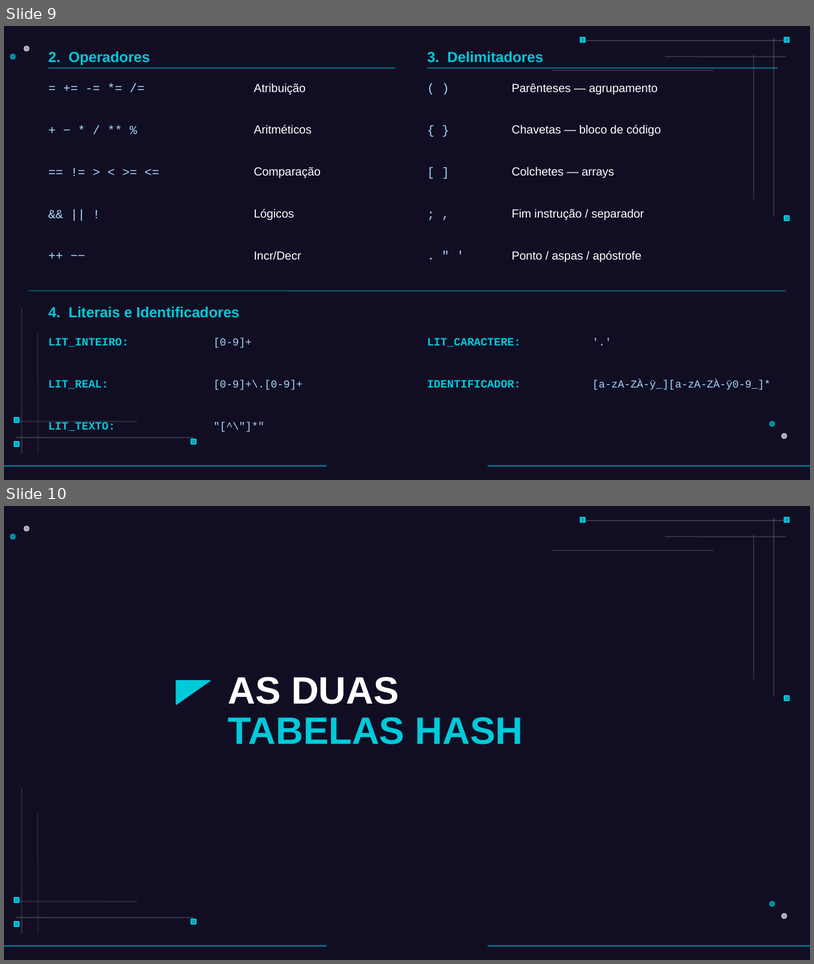
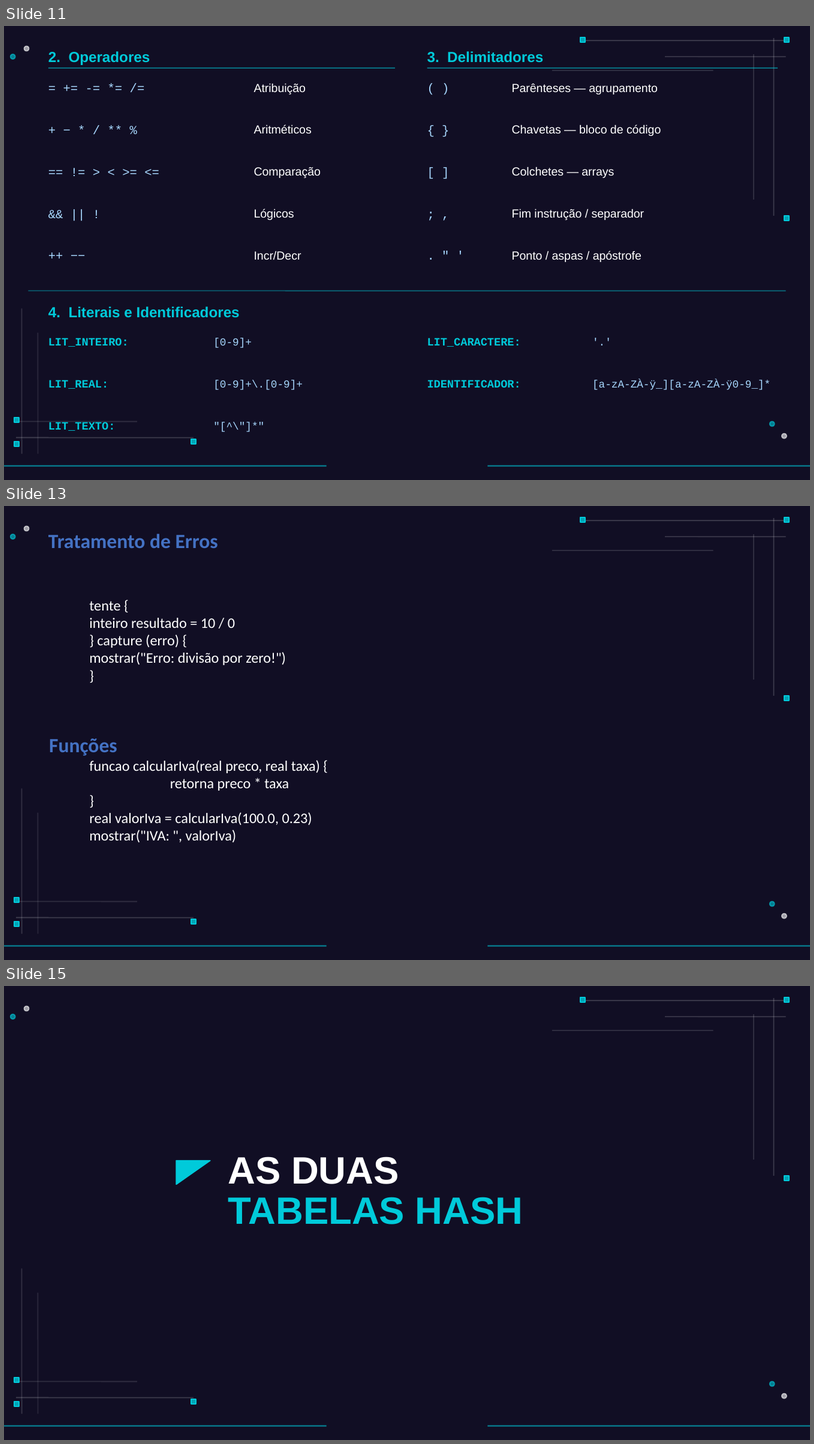
Before and after one commit to Geraldo-niuare/Hidra_Lexer, a slide deck: Hidra_Apresentacao.pptx. Shown one above the other, each under a label of ours: slides 9 and 10 before the commit, slides 11, 13 and 15 after it; the slides between them are not shown. The pictures are 814x964 and 814x1444 pixels, drawn with LibreOffice and Linux fonts; fonts in the diff are those of the drawing. Boxes give left, top, right and bottom in pixels: in the first picture for what was removed or moved away, otherwise in the second. Text is boxed around its words. In the diff, an @@ line names an element or a change of style, - is before the commit and + after.

```diff
--- a/Hidra_Apresentacao.pptx
+++ b/Hidra_Apresentacao.pptx
@@ slide 13 added at [4,506,810,960], background #110E24 @@
@@ rectangle added at [581,517,585,522], fill #00CADA at 80% opacity, outline #00CADA 1 pt @@
@@ line added from (585, 520) to (786, 520), #FFFFFF 1 pt @@
@@ line added from (774, 518) to (774, 696), #FFFFFF 1 pt @@
@@ rectangle added at [785,517,789,522], fill #00CADA at 80% opacity, outline #00CADA 1 pt @@
@@ ellipse added at [11,534,15,539], fill #00CADA at 60% opacity, outline #00CADA 1 pt @@
@@ ellipse added at [24,526,29,531], fill #FFFFFF at 60% opacity, outline #FFFFFF 1 pt @@
@@ text added at [48,534,218,548], 18 pt, text #4472C4, bold @@
+Tratamento de Erros
@@ line added from (665, 537) to (786, 537), #FFFFFF 1 pt @@
@@ line added from (754, 534) to (754, 679), #FFFFFF 1 pt @@
@@ line added from (552, 550) to (714, 550), #FFFFFF 1 pt @@
@@ text added at [49,601,320,842], 13 pt, text #FFFFFF @@
+  tente {
+  inteiro resultado = 10 / 0
+  } capture (erro) {
+  mostrar("Erro: divisão por zero!")
+  }
+Funções
+  funcao calcularIva(real preco, real taxa) {
+  retorna preco * taxa
+  }
+  real valorIva = calcularIva(100.0, 0.23)
+  mostrar("IVA: ", valorIva)
@@ rectangle added at [785,696,789,700], fill #00CADA at 80% opacity, outline #00CADA 1 pt @@
@@ line added from (22, 788) to (22, 933), #FFFFFF 1 pt @@
@@ line added from (38, 813) to (38, 933), #FFFFFF 1 pt @@
@@ rectangle added at [14,897,20,902], fill #00CADA at 80% opacity, outline #00CADA 1 pt @@
@@ line added from (16, 901) to (137, 901), #FFFFFF 1 pt @@
@@ ellipse added at [770,901,775,906], fill #00CADA at 60% opacity, outline #00CADA 1 pt @@
@@ line added from (16, 917) to (194, 917), #FFFFFF 1 pt @@
@@ rectangle added at [191,919,196,924], fill #00CADA at 80% opacity, outline #00CADA 1 pt @@
@@ ellipse added at [782,913,787,918], fill #FFFFFF at 60% opacity, outline #FFFFFF 1 pt @@
@@ rectangle added at [14,921,20,926], fill #00CADA at 80% opacity, outline #00CADA 1 pt @@
@@ line added from (4, 945) to (327, 945), #00CADA 1.2 pt @@
@@ line added from (488, 945) to (810, 945), #00CADA 1.2 pt @@
@@ what was slide 9 is now slide 11 @@
@@ what was slide 10 is now slide 15 @@
```
Also in this commit, not shown: 1 slide changed, 4 other slides added, 9 other files.
